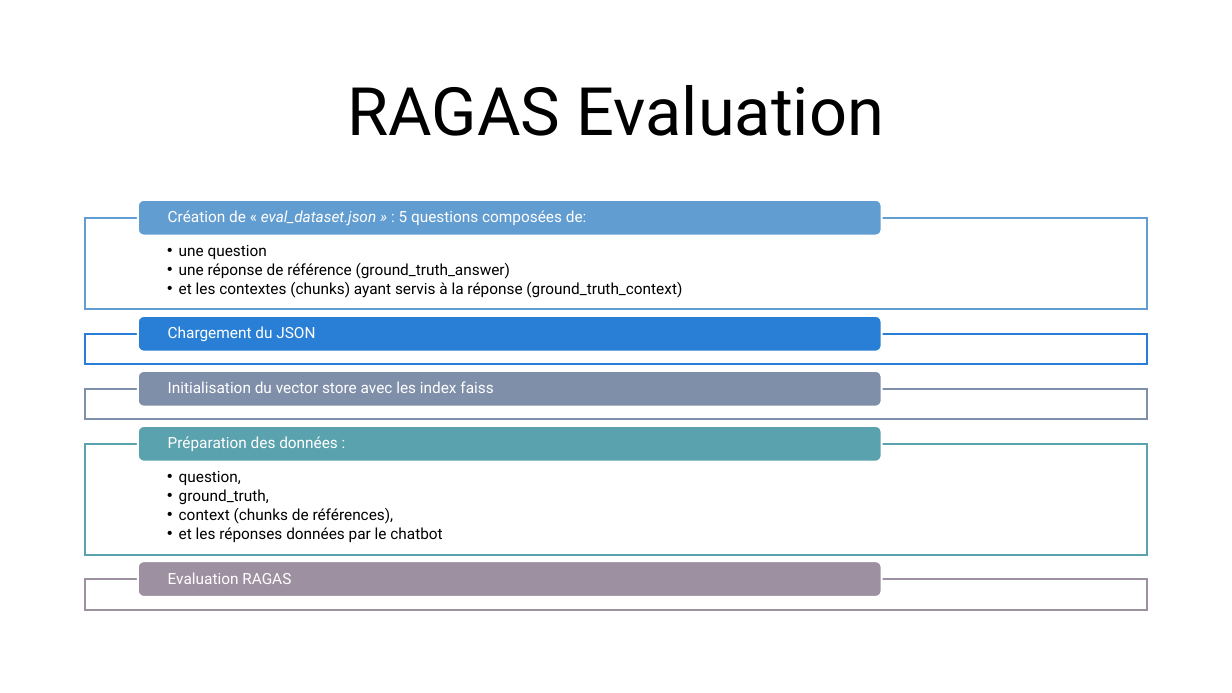
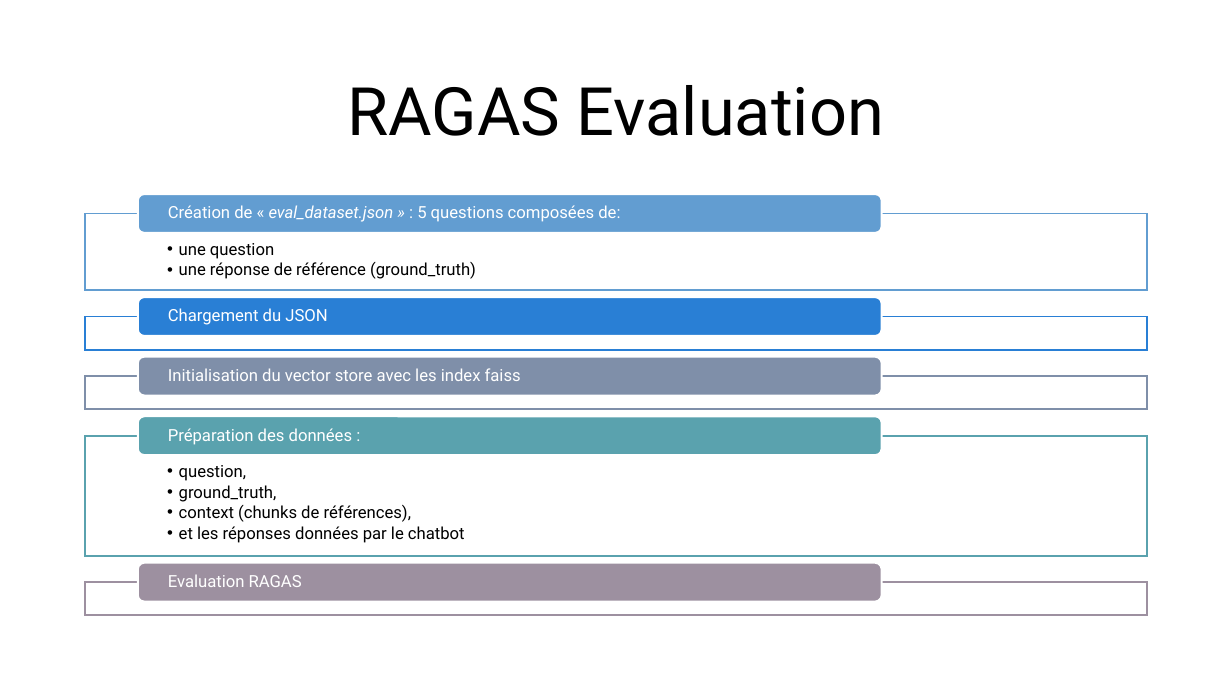
Before and after one commit to VicSchol/Cours10, a slide deck: slide 4 of Scholler_Victor_10_presentation_122025.pptx. Drawn at 1232x693 pixels with LibreOffice and Linux fonts; fonts in the diff are those of the drawing. Boxes give left, top, right and bottom in pixels: in the first picture for what was removed or moved away, otherwise in the second. Text is boxed around its words. In the diff, an @@ line names an element or a change of style, - is before the commit and + after.

```diff
--- a/Scholler_Victor_10_presentation_122025.pptx
+++ b/Scholler_Victor_10_presentation_122025.pptx
@@ rounded rectangle: place and size @@
-rounded rectangle at [138,200,882,236]
+rounded rectangle at [138,194,882,233]
@@ rectangle: place and size @@
-rectangle at [85,218,1148,310]
+rectangle at [85,213,1148,290]
@@ text at [179,262,476,279]: text changed; size 12 to 13 pt @@
-  • une réponse de référence (ground_truth_answer)
-  • et les contextes (chunks) ayant servis à la réponse (ground_truth_context)
+  • une réponse de référence (ground_truth)
@@ text at [179,243,274,259]: size 12 to 13 pt in "une question" @@
@@ rounded rectangle: place and size @@
-rounded rectangle at [138,316,882,352]
+rounded rectangle at [138,298,882,336]
@@ size 12 to 13 pt in 6 elements at [168,574,302,587], [179,465,465,543], [168,205,620,222], [168,428,353,445], [168,368,521,381], [168,308,327,325] @@
@@ text "Chargement du JSON": place and size @@
-text "Chargement du JSON" at [168,326,315,341]
+text "Chargement du JSON" at [168,308,327,325]
@@ 2 rectangles, 1 text, 1 rounded rectangle: place and size @@
-2 rectangles, 1 text, 1 rounded rectangle at [85,334,1148,420]
+2 rectangles, 1 text, 1 rounded rectangle at [85,317,1148,409]
@@ rounded rectangle: place and size @@
-rounded rectangle at [138,426,882,462]
+rounded rectangle at [138,417,882,456]
@@ text "Préparation des données :": place and size @@
-text "Préparation des données :" at [168,436,338,451]
+text "Préparation des données :" at [168,428,353,445]
@@ rectangle: place and size @@
-rectangle at [85,444,1148,555]
+rectangle at [85,436,1148,556]
@@ rounded rectangle: place and size @@
-rounded rectangle at [138,561,882,597]
+rounded rectangle at [138,563,882,602]
@@ rectangle: place and size @@
-rectangle at [85,579,1148,610]
+rectangle at [85,582,1148,616]
```
Also in this commit, not shown: 7 other slides changed, 2 slides added, 4 other files.
